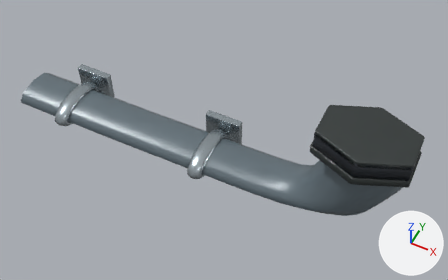
The glTF model lab/public/models/conduit_conduit-gland.glb, before and after one commit.
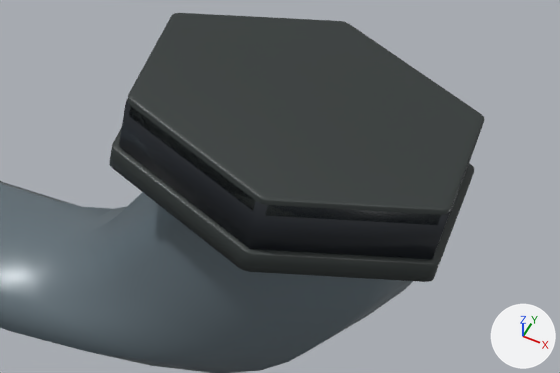
There are two pictures of each version: one whole from a 50 mm camera at (0.47, -0.957, 1.424) aimed at (-0.01, 0.004, 0.223), one close up on the part from 62% to 100% of the width and 36% to 77% of the height. The lights are fixed; the arrows at lower right show +X, +Y and +Z. The last two pictures show the newer version. Where no turn or scale is listed for an object, it has been applied to the vertices.

The older version as bpy lines, for what is in view:
```python
me_cylinder = bpy.data.meshes.new('Cylinder')
me_cylinder.from_pydata(...)  # 1232 vertices, 2436 faces; spans x -0.115..0.115, y -0.094..0.094, z -0.063..0.009
me_cylinder.materials.append(mat_detail_moulded_engineering_polymer)  # dark grey #2d3433
me_recipe_mesh = bpy.data.meshes.new('Recipe mesh')
me_recipe_mesh.from_pydata(...)  # 208 vertices, 400 faces; spans x -0.635..0.453, y -0.07..0.07, z 0.118..0.407
me_recipe_mesh.materials.append(mat_original_0905ee26)  # greyish blue #65737b
me_recipe_mesh_006 = bpy.data.meshes.new('Recipe mesh.006')
me_recipe_mesh_006.from_pydata(...)  # a 6-sided cylinder along z spanning x -0.11..0.11, y -0.091..0.091, z -0.031..0.031
me_recipe_mesh_006.materials.append(mat_original_3ff2d46d)  # black #151b23
ob_detail_cable_management_construction___detail_moulded_engineer = bpy.data.objects.new('detail:cable-management-construction · Detail moulded engineer', me_cylinder)
ob_detail_cable_management_construction___detail_moulded_engineer.location = (0.3462, 0.0, 0.4172)
ob_node_17 = bpy.data.objects.new('node-17', me_recipe_mesh_006)
ob_node_17.location = (0.3462, 0.0, 0.3897)
ob_node_2 = bpy.data.objects.new('node-2', me_recipe_mesh)
ob_node_2.location = (0.0, 0.0, 0.0)
```
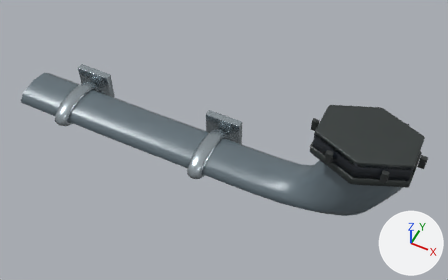
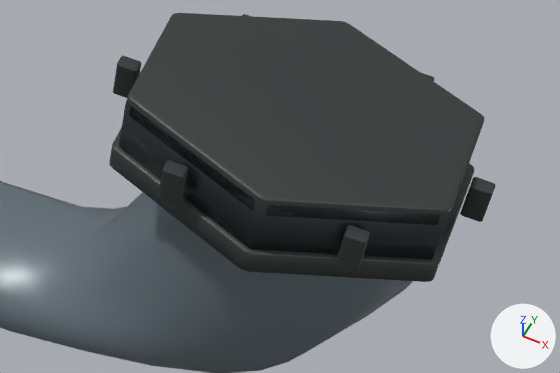
What differs and where, as boxes [x1, y1, x2, y2] in the close-ups (560 x 373 px):
```json
{"object": "Installation details · Cable-entry elastomer", "change": "added", "after": [113, 14, 496, 270]}
```

Edits to the scene script, one JSON object a line:
```json
{"op": "add", "block": "mat_cable_entry_elastomer", "code": ["mat_cable_entry_elastomer = principled_material('Cable-entry elastomer')", "mat_cable_entry_elastomer.base_color = (0.029, 0.034, 0.034)  # dark grey #303434", "mat_cable_entry_elastomer.roughness = 0.78", "mat_cable_entry_elastomer.coat_weight = 0.15", "mat_cable_entry_elastomer.coat_roughness = 0.25"]}
{"op": "add", "block": "me_cube_002", "code": ["me_cube_002 = bpy.data.meshes.new('Cube.002')", "me_cube_002.from_pydata(...)  # 576 vertices, 1128 faces; spans x -0.254..0.008, y -0.082..0.082, z -0.015..0.015", "me_cube_002.materials.append(mat_cable_entry_elastomer)  # dark grey #303434"]}
{"op": "add", "block": "ob_installation_details___cable_entry_elastomer", "code": ["ob_installation_details___cable_entry_elastomer = bpy.data.objects.new('Installation details · Cable-entry elastomer', me_cube_002)", "ob_installation_details___cable_entry_elastomer.location = (0.4696, 0.0, 0.3948)"]}
```
